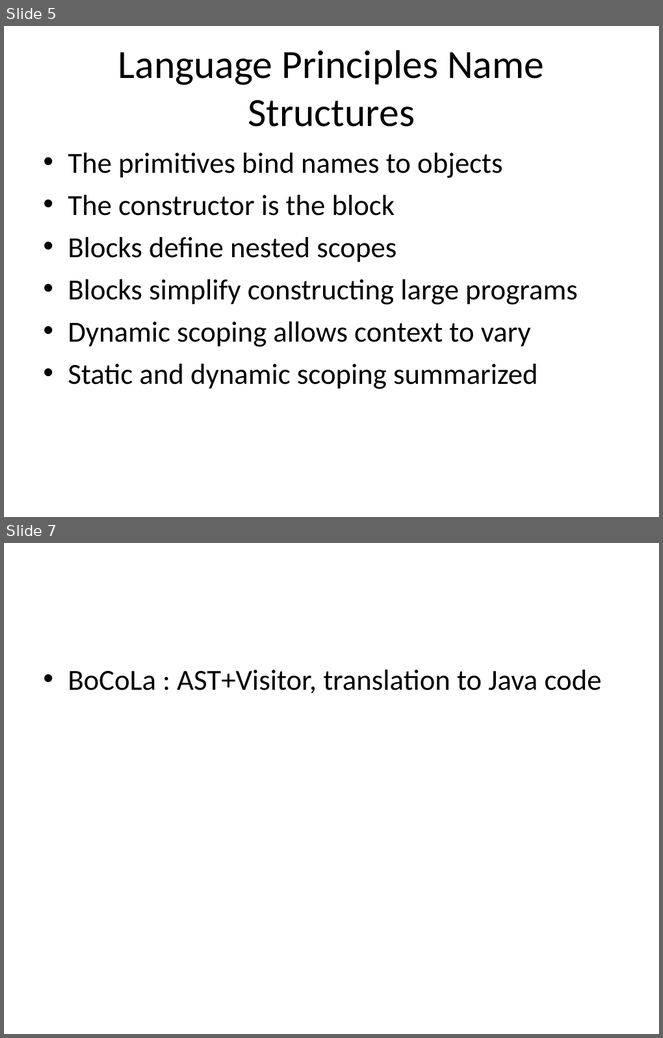
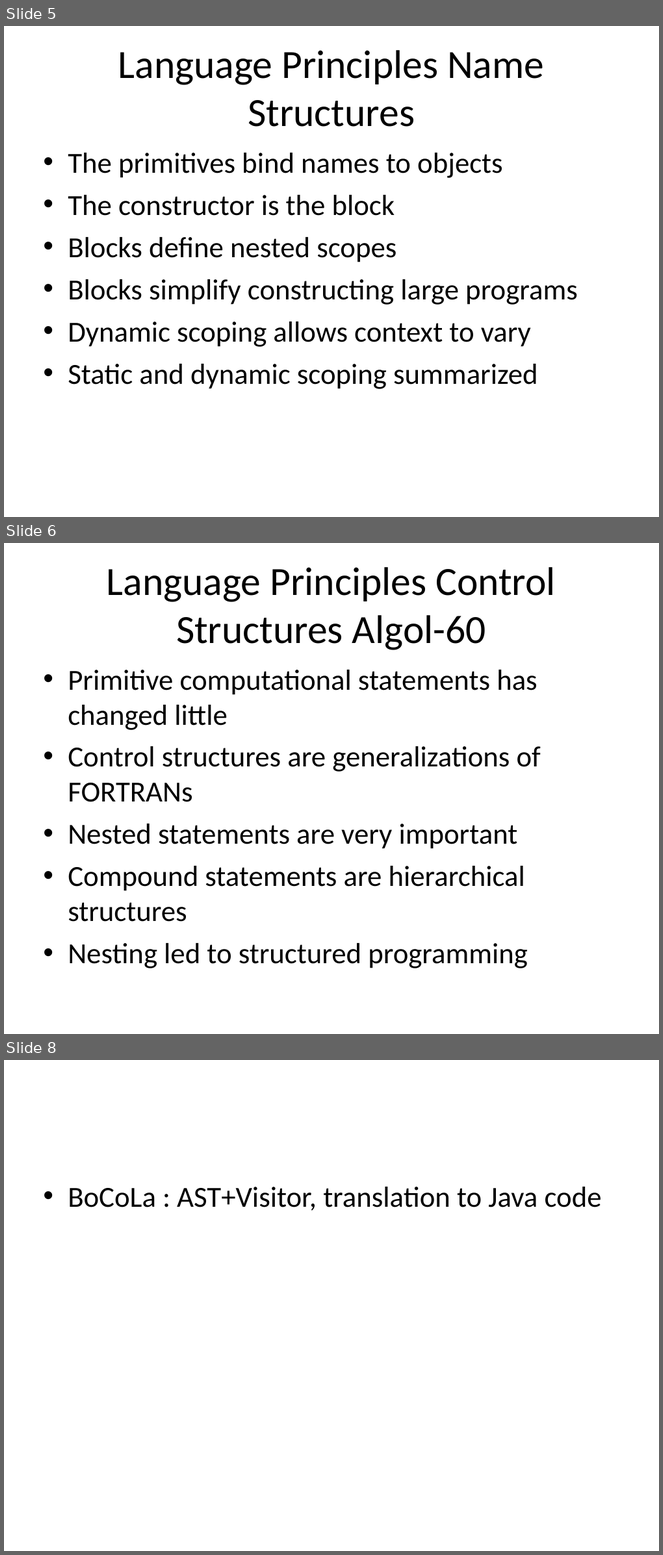
Before and after one commit to isurup/kalle-martin-group, a slide deck: SSE2/slides/4 Language.ppt. Shown one above the other, each under a label of ours: slides 5 and 7 before the commit, slides 5, 6 and 8 after it; the slides between them are not shown. The pictures are 663x1038 and 663x1555 pixels, drawn with LibreOffice and Linux fonts; fonts in the diff are those of the drawing. Boxes give left, top, right and bottom in pixels: in the first picture for what was removed or moved away, otherwise in the second. Text is boxed around its words. In the diff, an @@ line names an element or a change of style, - is before the commit and + after.

```diff
--- a/SSE2/slides/4 Language.ppt
+++ b/SSE2/slides/4 Language.ppt
@@ slide 6 added at <box>4,543,659,1034</box>, background #FFFFFF @@
@@ title added at <box>107,567,556,650</box>, 44 pt, text #000000 @@
+Language Principles Control Structures Algol-60
@@ text added at <box>68,670,541,969</box>, 32 pt, text #000000 @@
+• Primitive computational statements has changed little
+• Control structures are generalizations of FORTRANs
+• Nested statements are very important
+• Compound statements are hierarchical structures
+• Nesting led to structured programming
@@ what was slide 7 is now slide 8 @@
```
Also in this commit, not shown: 1 slide changed, 1 other slide added, 1 slide removed.
